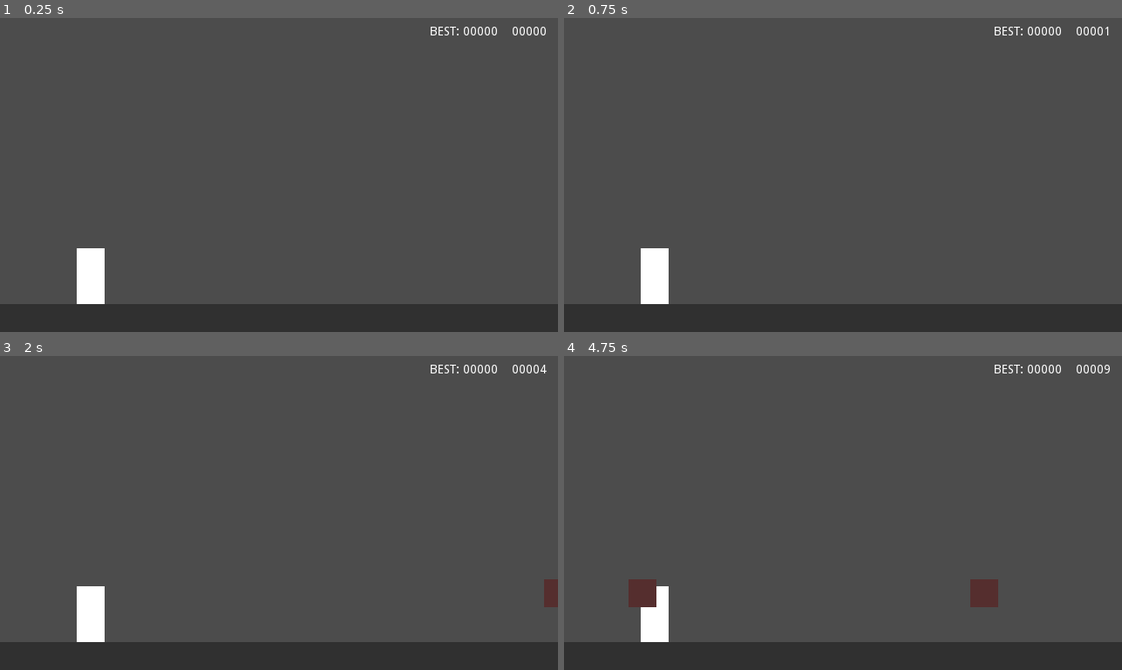
Above: before the commit, frames 1-4 (two rows, left to right).
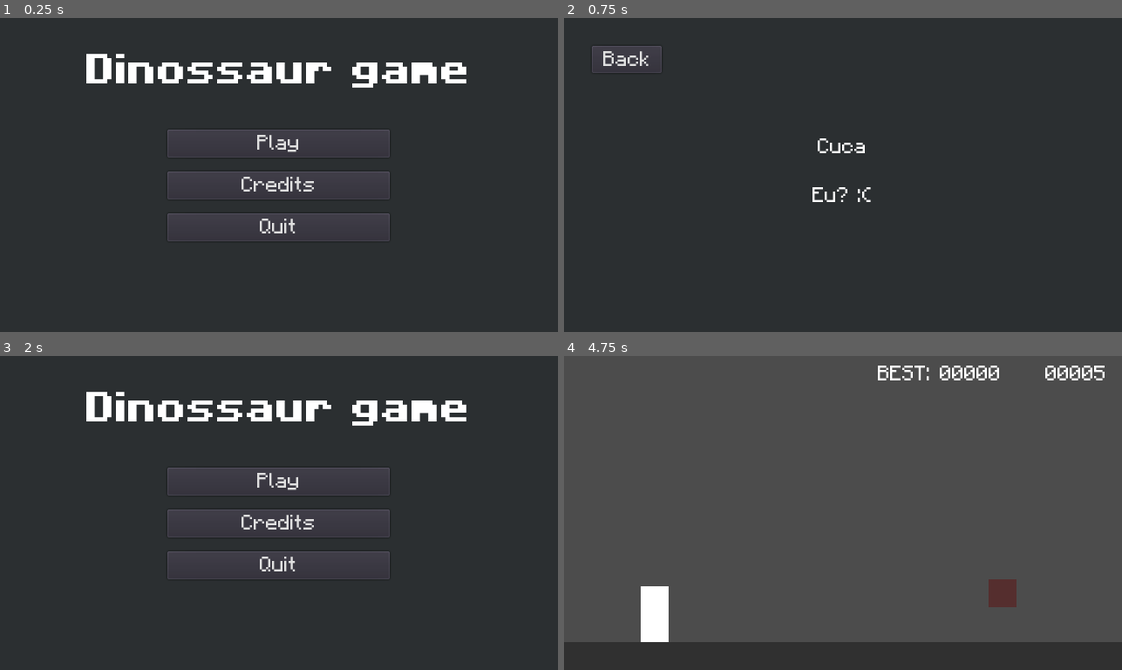
Above: after the commit, the same moments.

Repository: coelhucas/godot-runner-game
Game: Godot game, scene res://src/Scenes/SplashScreen/SplashScreen.tscn
The game is run twice, just before and just after one commit, with the same random seed, the same clock (stepped at 60 frames per second) and the same inputs. Before the commit the project starts from res://src/Scenes/Game/Game.tscn.
Inputs (mouse positions are in pixels of both pictures, inside the frame that each line leads up to):
- Up to frame 1 (0.25 s): no input
- Up to frame 2 (0.75 s): click (843, 184) at 0.5 s, where only the run after the commit has a clickable "Credits"
- Up to frame 3 (2 s): click (61, 396) at 1.25 s, where only the run after the commit has a clickable "Back"
- Up to frame 4 (4.75 s): click (843, 481) at 2 s, where only the run after the commit has a clickable "Play"; hold Up (ui_up) 2.78-4.28 s; hold Down (ui_down) from 4.28 s (still down)

The runs differ from the first frame. In frame 1, 81% of the frame differs, in the area x 0-100%, y 0-92%; in frame 2, 90%; in frame 3, 81%; in frame 4, 2.0%.

Commit message:
UI inicial

Diff:
--- a/project.godot
+++ b/project.godot
@@ -21,7 +21,7 @@
 [application]
 
 config/name="Dinosaur"
-run/main_scene="res://src/Scenes/Game/Game.tscn"
+run/main_scene="res://src/Scenes/SplashScreen/SplashScreen.tscn"
 config/icon="res://icon.png"
 
 [display]
--- /dev/null
+++ b/src/Scenes/Credits/Credits.gd
@@ -0,0 +1,4 @@
+extends Control
+
+func _on_Back_pressed():
+	get_tree().change_scene("res://src/Scenes/SplashScreen/SplashScreen.tscn")
--- /dev/null
+++ b/src/Scenes/Credits/Credits.tscn
@@ -0,0 +1,70 @@
+[gd_scene load_steps=3 format=2]
+
+[ext_resource path="res://src/Scenes/Credits/Credits.gd" type="Script" id=1]
+[ext_resource path="res://src/resources/DefaultTheme.tres" type="Theme" id=2]
+
+[node name="Credits" type="Control"]
+anchor_right = 1.0
+anchor_bottom = 1.0
+theme = ExtResource( 2 )
+script = ExtResource( 1 )
+__meta__ = {
+"_edit_use_anchors_": false
+}
+
+[node name="ColorRect" type="ColorRect" parent="."]
+anchor_right = 1.0
+anchor_bottom = 1.0
+color = Color( 0.172549, 0.188235, 0.196078, 1 )
+__meta__ = {
+"_edit_use_anchors_": false
+}
+
+[node name="VBoxContainer" type="VBoxContainer" parent="."]
+anchor_left = 0.40025
+anchor_top = 0.355111
+anchor_right = 0.59975
+anchor_bottom = 0.622667
+margin_left = -0.160004
+margin_top = 0.159988
+margin_right = 0.159973
+margin_bottom = -0.160019
+custom_constants/separation = 16
+__meta__ = {
+"_edit_use_anchors_": true
+}
+
+[node name="Label" type="Label" parent="VBoxContainer"]
+margin_right = 128.0
+margin_bottom = 40.0
+size_flags_vertical = 3
+text = "Cuca"
+align = 1
+valign = 1
+__meta__ = {
+"_edit_use_anchors_": false
+}
+
+[node name="Label2" type="Label" parent="VBoxContainer"]
+margin_top = 56.0
+margin_right = 128.0
+margin_bottom = 96.0
+size_flags_vertical = 7
+text = "Eu? :("
+align = 1
+valign = 1
+__meta__ = {
+"_edit_use_anchors_": false
+}
+
+[node name="Back" type="Button" parent="."]
+anchor_left = 0.05
+anchor_top = 0.0888889
+anchor_right = 0.175
+anchor_bottom = 0.174889
+margin_bottom = 0.039999
+text = "Back"
+__meta__ = {
+"_edit_use_anchors_": true
+}
+[connection signal="pressed" from="Back" to="." method="_on_Back_pressed"]
--- a/src/Scenes/Game/Game.tscn
+++ b/src/Scenes/Game/Game.tscn
@@ -1,7 +1,8 @@
-[gd_scene load_steps=4 format=2]
+[gd_scene load_steps=5 format=2]
 
 [ext_resource path="res://src/Scenes/Player/Player.tscn" type="PackedScene" id=1]
 [ext_resource path="res://src/Scenes/Game/Game.gd" type="Script" id=2]
+[ext_resource path="res://src/resources/DefaultTheme.tres" type="Theme" id=3]
 
 [sub_resource type="RectangleShape2D" id=1]
 extents = Vector2( 320, 16 )
@@ -54,25 +55,26 @@
 [node name="UI" type="Control" parent="."]
 margin_right = 40.0
 margin_bottom = 40.0
+theme = ExtResource( 3 )
 __meta__ = {
 "_edit_use_anchors_": false
 }
 
 [node name="Score" type="Label" parent="UI"]
-margin_left = 587.0
-margin_top = 9.0
-margin_right = 627.0
-margin_bottom = 23.0
+margin_left = 552.0
+margin_top = 8.0
+margin_right = 622.0
+margin_bottom = 33.0
 text = "00000"
 __meta__ = {
 "_edit_use_anchors_": false
 }
 
 [node name="HI-Score" type="Label" parent="UI"]
-margin_left = 493.0
-margin_top = 9.0
-margin_right = 571.0
-margin_bottom = 23.0
+margin_left = 360.0
+margin_top = 8.0
+margin_right = 501.0
+margin_bottom = 33.0
 text = "BEST: 00000"
 __meta__ = {
 "_edit_use_anchors_": false
--- /dev/null
+++ b/src/Scenes/SplashScreen/SplashScreen.gd
@@ -0,0 +1,10 @@
+extends Control
+
+func _on_Play_pressed():
+	get_tree().change_scene("res://src/Scenes/Game/Game.tscn")
+
+func _on_Credits_pressed():
+	get_tree().change_scene("res://src/Scenes/Credits/Credits.tscn")
+
+func _on_Quit_pressed():
+	get_tree().quit()
--- /dev/null
+++ b/src/Scenes/SplashScreen/SplashScreen.tscn
@@ -0,0 +1,90 @@
+[gd_scene load_steps=5 format=2]
+
+[ext_resource path="res://src/resources/Minecraft-Bold.otf" type="DynamicFontData" id=1]
+[ext_resource path="res://src/resources/DefaultTheme.tres" type="Theme" id=2]
+[ext_resource path="res://src/Scenes/SplashScreen/SplashScreen.gd" type="Script" id=3]
+
+[sub_resource type="DynamicFont" id=1]
+size = 48
+font_data = ExtResource( 1 )
+
+[node name="SplashScreen" type="Control"]
+anchor_right = 1.0
+anchor_bottom = 1.0
+script = ExtResource( 3 )
+__meta__ = {
+"_edit_use_anchors_": false
+}
+
+[node name="ColorRect" type="ColorRect" parent="."]
+anchor_right = 1.0
+anchor_bottom = 1.0
+color = Color( 0.172549, 0.188235, 0.196078, 1 )
+__meta__ = {
+"_edit_use_anchors_": false
+}
+
+[node name="Label" type="Label" parent="."]
+anchor_top = 0.0666667
+anchor_right = 1.0
+anchor_bottom = 0.266667
+margin_bottom = 2.0
+custom_fonts/font = SubResource( 1 )
+text = "Dinossaur game"
+align = 1
+valign = 1
+__meta__ = {
+"_edit_use_anchors_": true
+}
+
+[node name="VBoxContainer" type="VBoxContainer" parent="."]
+anchor_left = 0.30025
+anchor_top = 0.355111
+anchor_right = 0.69975
+anchor_bottom = 0.711556
+margin_left = -0.160004
+margin_top = 0.159988
+margin_right = 0.159973
+margin_bottom = -0.160019
+custom_constants/separation = 16
+__meta__ = {
+"_edit_use_anchors_": true
+}
+
+[node name="Play" type="Button" parent="VBoxContainer"]
+margin_right = 256.0
+margin_bottom = 32.0
+size_flags_horizontal = 3
+size_flags_vertical = 3
+theme = ExtResource( 2 )
+text = "Play"
+__meta__ = {
+"_edit_use_anchors_": false
+}
+
+[node name="Credits" type="Button" parent="VBoxContainer"]
+margin_top = 48.0
+margin_right = 256.0
+margin_bottom = 80.0
+size_flags_horizontal = 3
+size_flags_vertical = 3
+theme = ExtResource( 2 )
+text = "Credits"
+__meta__ = {
+"_edit_use_anchors_": false
+}
+
+[node name="Quit" type="Button" parent="VBoxContainer"]
+margin_top = 96.0
+margin_right = 256.0
+margin_bottom = 128.0
+size_flags_horizontal = 3
+size_flags_vertical = 3
+theme = ExtResource( 2 )
+text = "Quit"
+__meta__ = {
+"_edit_use_anchors_": false
+}
+[connection signal="pressed" from="VBoxContainer/Play" to="." method="_on_Play_pressed"]
+[connection signal="pressed" from="VBoxContainer/Credits" to="." method="_on_Credits_pressed"]
+[connection signal="pressed" from="VBoxContainer/Quit" to="." method="_on_Quit_pressed"]
--- /dev/null
+++ b/src/resources/DefaultTheme.tres
@@ -0,0 +1,10 @@
+[gd_resource type="Theme" load_steps=3 format=2]
+
+[ext_resource path="res://src/resources/Minecraft-Regular.otf" type="DynamicFontData" id=1]
+
+[sub_resource type="DynamicFont" id=1]
+size = 24
+font_data = ExtResource( 1 )
+
+[resource]
+default_font = SubResource( 1 )
Binary file added: src/resources/Minecraft-Bold.otf
Binary file added: src/resources/Minecraft-BoldItalic.otf
Binary file added: src/resources/Minecraft-Italic.otf
Binary file added: src/resources/Minecraft-Regular.otf
Binary file added: src/resources/Montserrat-ExtraBold.ttf
